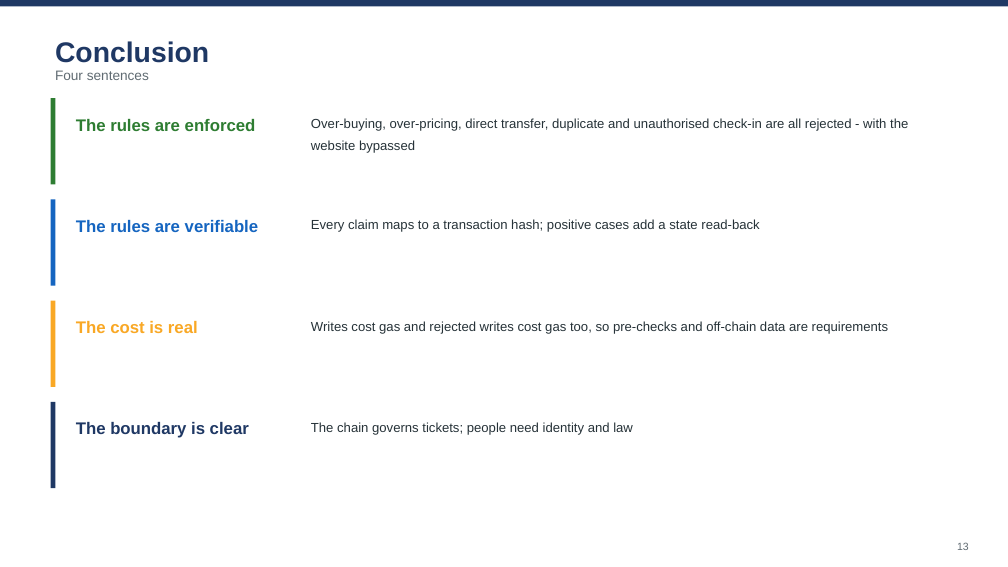
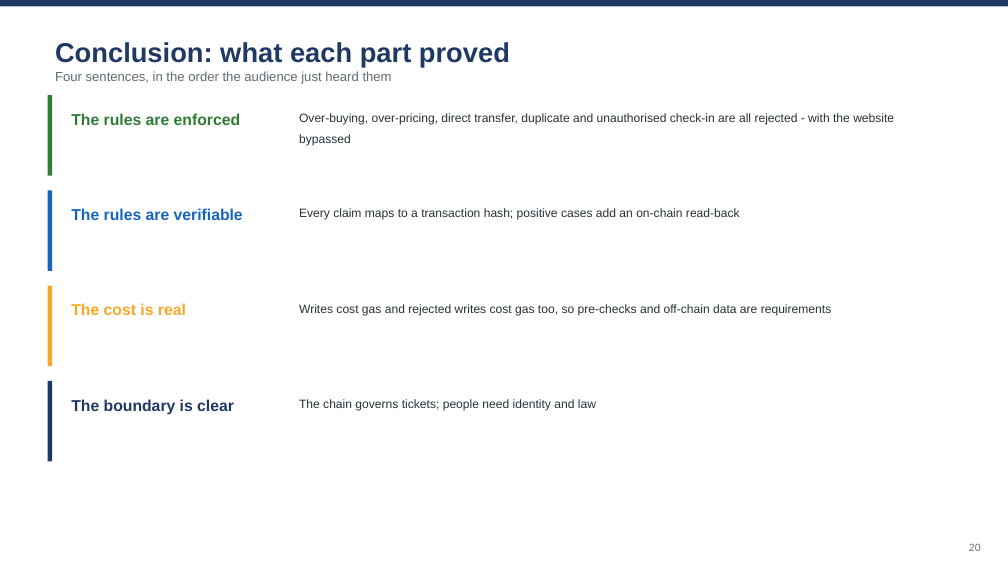
Before and after one commit to wangzai-dao/FTEC5520_AntiScalping, a slide deck: slide 20 of presentation/final_presentation.pptx (slide 13 before the commit). Drawn at 1008x567 pixels with LibreOffice and Linux fonts; fonts in the diff are those of the drawing. Boxes give left, top, right and bottom in pixels: in the first picture for what was removed or moved away, otherwise in the second. Text is boxed around its words. In the diff, an @@ line names an element or a change of style, - is before the commit and + after.

```diff
--- a/presentation/final_presentation.pptx
+++ b/presentation/final_presentation.pptx
@@ text at [55,42,510,67]: text changed; size 27 to 26 pt @@
-Conclusion
+Conclusion: what each part proved
@@ text at [55,71,392,84]: text changed; size 13 to 12.5 pt @@
-Four sentences
+Four sentences, in the order the audience just heard them
@@ rectangle: place and size @@
-rectangle at [51,98,55,185]
+rectangle at [48,95,52,175]
@@ text "Over-buying, over-pricing, direct transfer, duplicate ...": place and size @@
-text "Over-buying, over-pricing, direct transfer, duplicate ..." at [311,118,908,153]
+text "Over-buying, over-pricing, direct transfer, duplicate ..." at [299,113,894,145]
@@ rectangle: place and size @@
-rectangle at [51,200,55,286]
+rectangle at [48,191,52,271]
@@ text "The rules are verifiable": place and size @@
-text "The rules are verifiable" at [76,220,259,232]
+text "The rules are verifiable" at [71,208,243,220]
@@ text at [299,208,740,220]: text changed; size 12.5 to 11.5 pt @@
-Every claim maps to a transaction hash; positive cases add a state read-back
+Every claim maps to a transaction hash; positive cases add an on-chain read-back
@@ rectangle: place and size @@
-rectangle at [51,301,55,387]
+rectangle at [48,286,52,366]
@@ text "The cost is real": place and size @@
-text "The cost is real" at [76,321,198,333]
+text "The cost is real" at [71,303,186,315]
@@ text "Writes cost gas and rejected ...": place and size @@
-text "Writes cost gas and rejected ..." at [311,321,889,334]
+text "Writes cost gas and rejected ..." at [299,304,832,315]
@@ rectangle: place and size @@
-rectangle at [51,402,55,488]
+rectangle at [48,381,52,461]
@@ size 16 to 15 pt in 4 elements at [71,113,240,125], [71,208,243,220], [71,303,186,315], [71,399,234,415] @@
@@ text "The boundary is clear": place and size @@
-text "The boundary is clear" at [76,422,249,438]
+text "The boundary is clear" at [71,399,234,415]
@@ size 12.5 to 11.5 pt in 3 elements at [299,113,894,145], [299,304,832,315], [299,399,596,411] @@
@@ text "The chain governs tickets; people ...": place and size @@
-text "The chain governs tickets; people ..." at [311,422,633,435]
+text "The chain governs tickets; people ..." at [299,399,596,411]
@@ text at [969,543,981,551]: text changed @@
-13
+20
```
Also in this commit, not shown: 3 other slides changed, 18 slides added, 11 slides removed, 1 other file.
